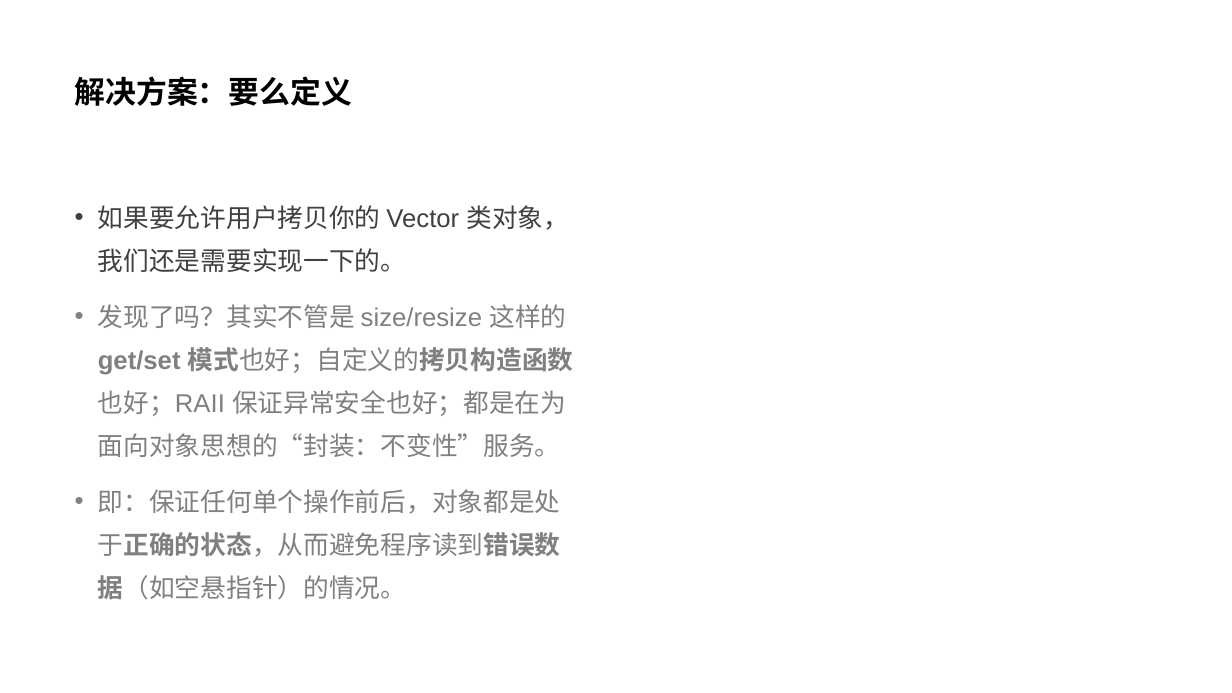
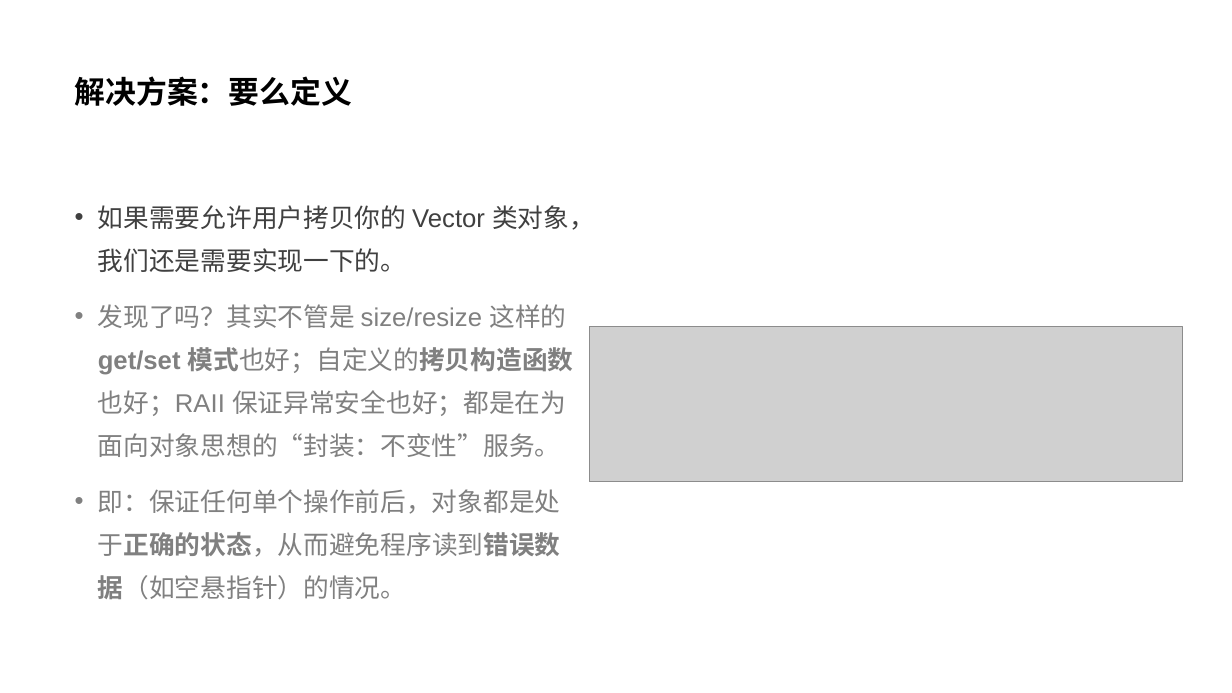
Before and after one commit to parallel101/course, a slide deck: slide 28 of 02/slides.pptx. Drawn at 1232x693 pixels with LibreOffice and Linux fonts; fonts in the diff are those of the drawing; grey boxes stand for pictures. Boxes give left, top, right and bottom in pixels: in the first picture for what was removed or moved away, otherwise in the second. Text is boxed around its words. In the diff, an @@ line names an element or a change of style, - is before the commit and + after.

```diff
--- a/02/slides.pptx
+++ b/02/slides.pptx
@@ text at [98,205,595,272]: text changed @@
-• 如果要允许用户拷贝你的 Vector 类对象，我们还是需要实现一下的。
+• 如果需要允许用户拷贝你的 Vector 类对象，我们还是需要实现一下的。
@@ picture added at [590,326,1184,482] @@
```
Also in this commit, not shown: 2 other slides changed, 2 slides added, 9 other files.
